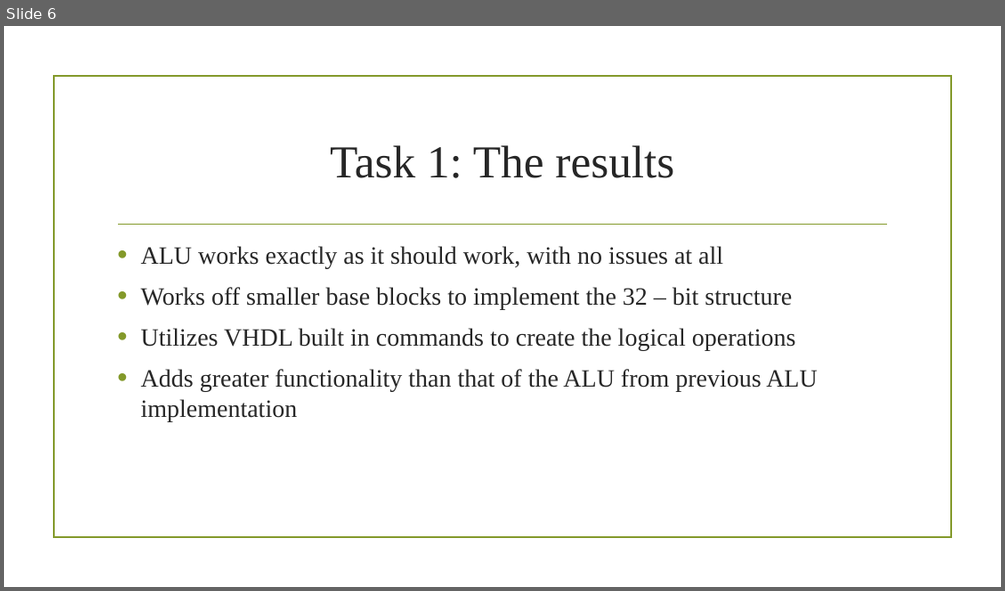
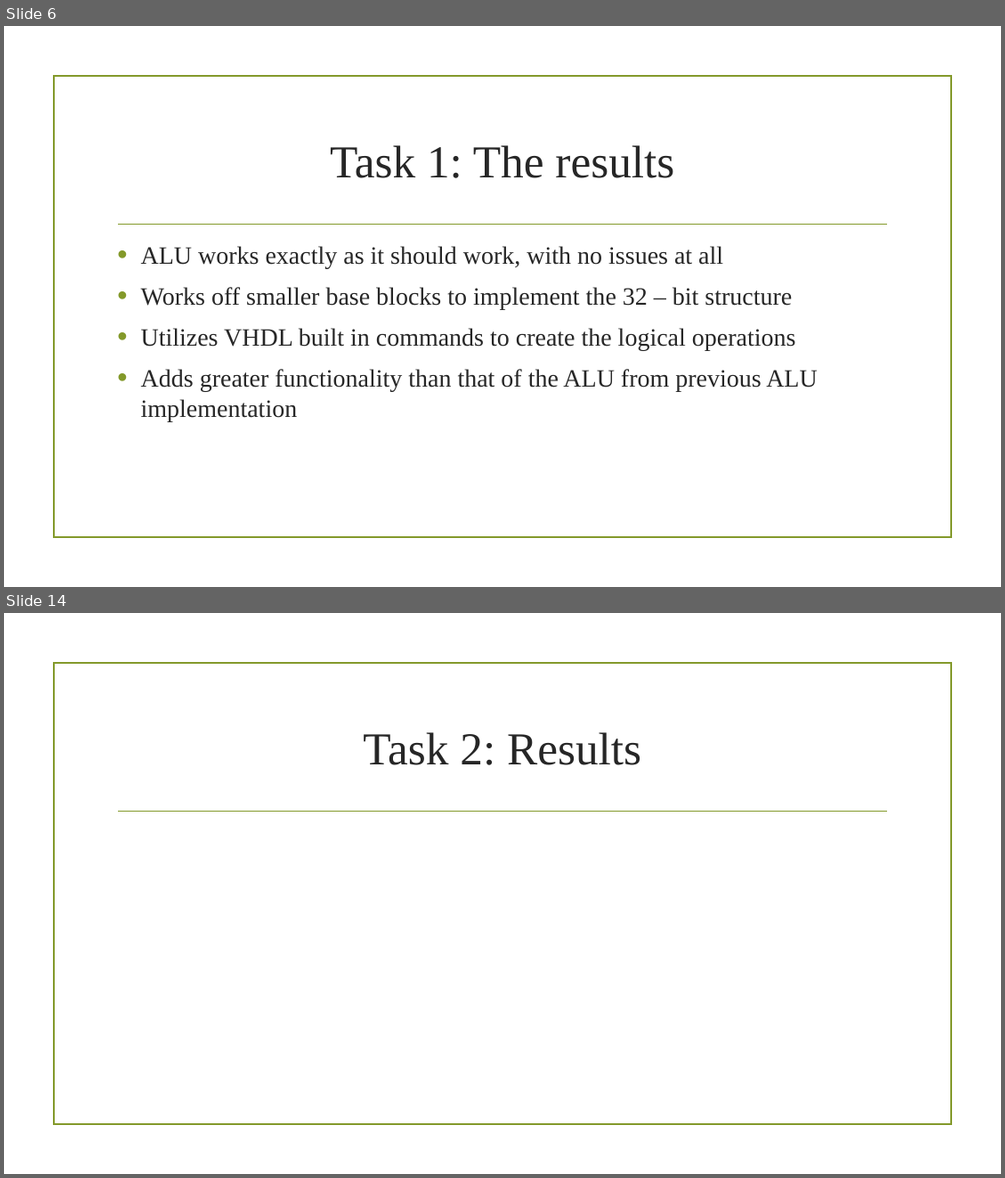
Before and after one commit to Astalidan/LiProject, a slide deck: Documentation/Li_Project_PowerPoint.pptx. Shown one above the other, each under a label of ours: slide 6 before the commit, slides 6 and 14 after it; the slides between them are not shown. The pictures are 1005x591 and 1005x1178 pixels, drawn with LibreOffice and Linux fonts; fonts in the diff are those of the drawing; background and template pictures are left out. Boxes give left, top, right and bottom in pixels: in the first picture for what was removed or moved away, otherwise in the second. Text is boxed around its words. In the diff, an @@ line names an element or a change of style, - is before the commit and + after.

```diff
--- a/Documentation/Li_Project_PowerPoint.pptx
+++ b/Documentation/Li_Project_PowerPoint.pptx
@@ slide 14 added at [4,613,1001,1174], background picture (left out); not listed: 2 template elements that a slide beside it also shows @@
@@ title added at [363,732,641,765], 44 pt, text #262626 @@
+Task 2: Results
```
Also in this commit, not shown: 13 other slides added.
